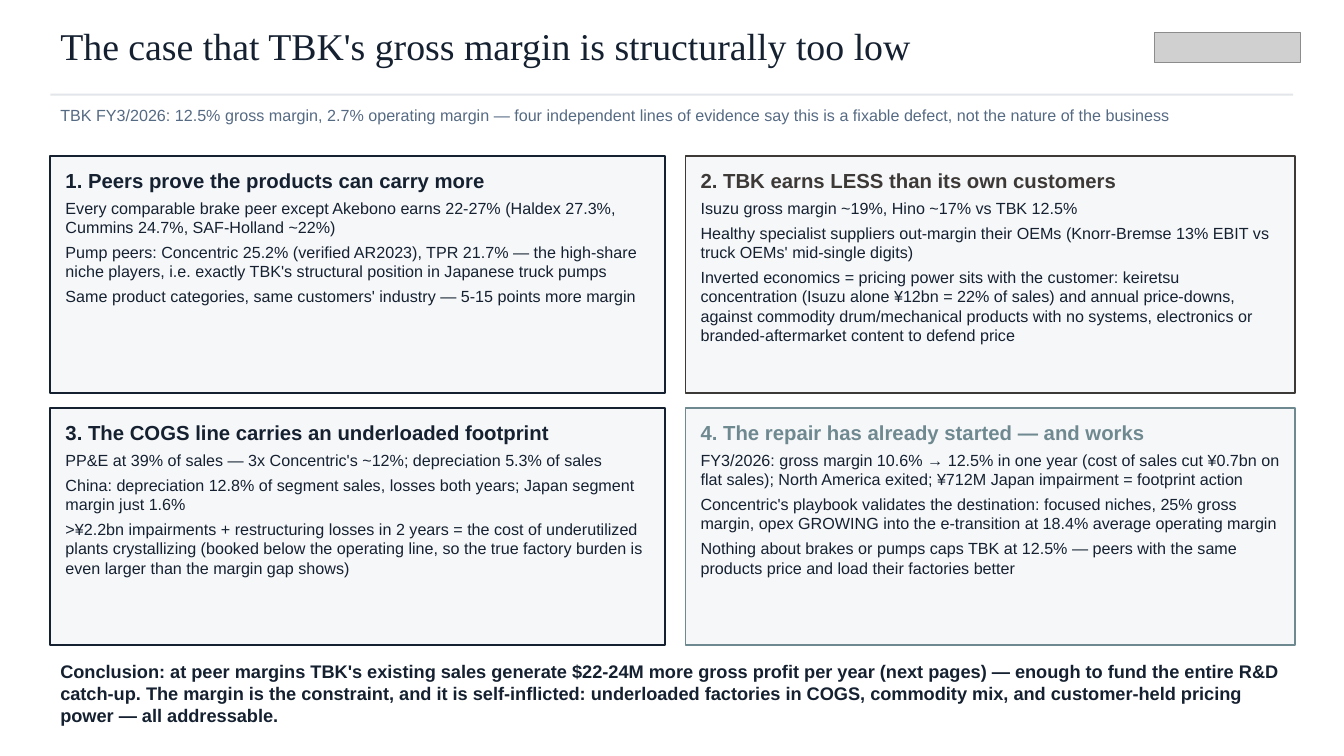
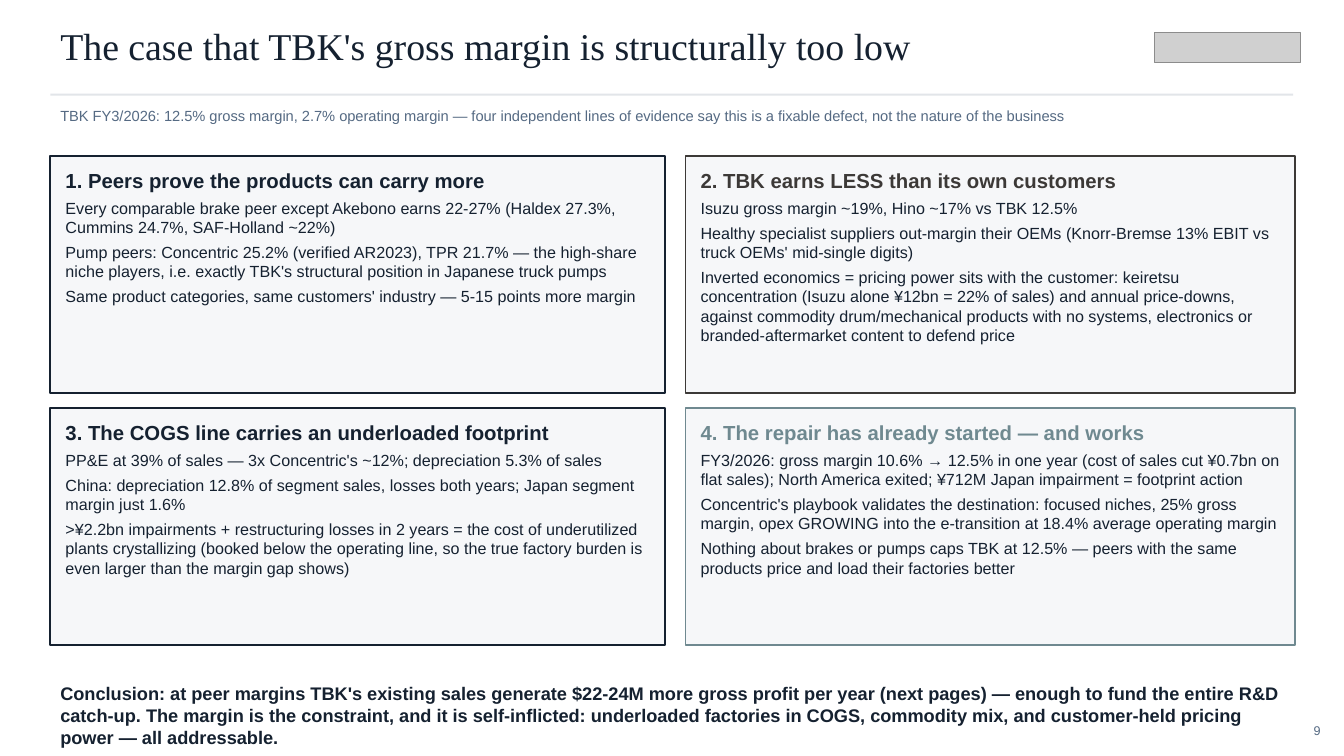
Before and after one commit to charette-lab/Claude, a slide deck: slide 9 of TBK_rd_gap_slides.pptx (slide 8 before the commit). Drawn at 1344x756 pixels with LibreOffice and Linux fonts; fonts in the diff are those of the drawing; grey boxes stand for pictures. Boxes give left, top, right and bottom in pixels: in the first picture for what was removed or moved away, otherwise in the second. Text is boxed around its words. In the diff, an @@ line names an element or a change of style, - is before the commit and + after.

```diff
--- a/TBK_rd_gap_slides.pptx
+++ b/TBK_rd_gap_slides.pptx
@@ text "TBK FY3/2026: 12.5% gross margin, ..." at (60, 110, 1065, 124): size 11.5 to 10.5 pt @@
@@ text "Conclusion: at peer margins TBK's ...": place and size @@
-text "Conclusion: at peer margins TBK's ..." at (60, 664, 1278, 726)
+text "Conclusion: at peer margins TBK's ..." at (60, 686, 1278, 748)
@@ text added at (1314, 726, 1321, 735), 9 pt, text #556A83 @@
+9
```
Also in this commit, not shown: 25 other slides changed, 1 slide added, 1 other file.
